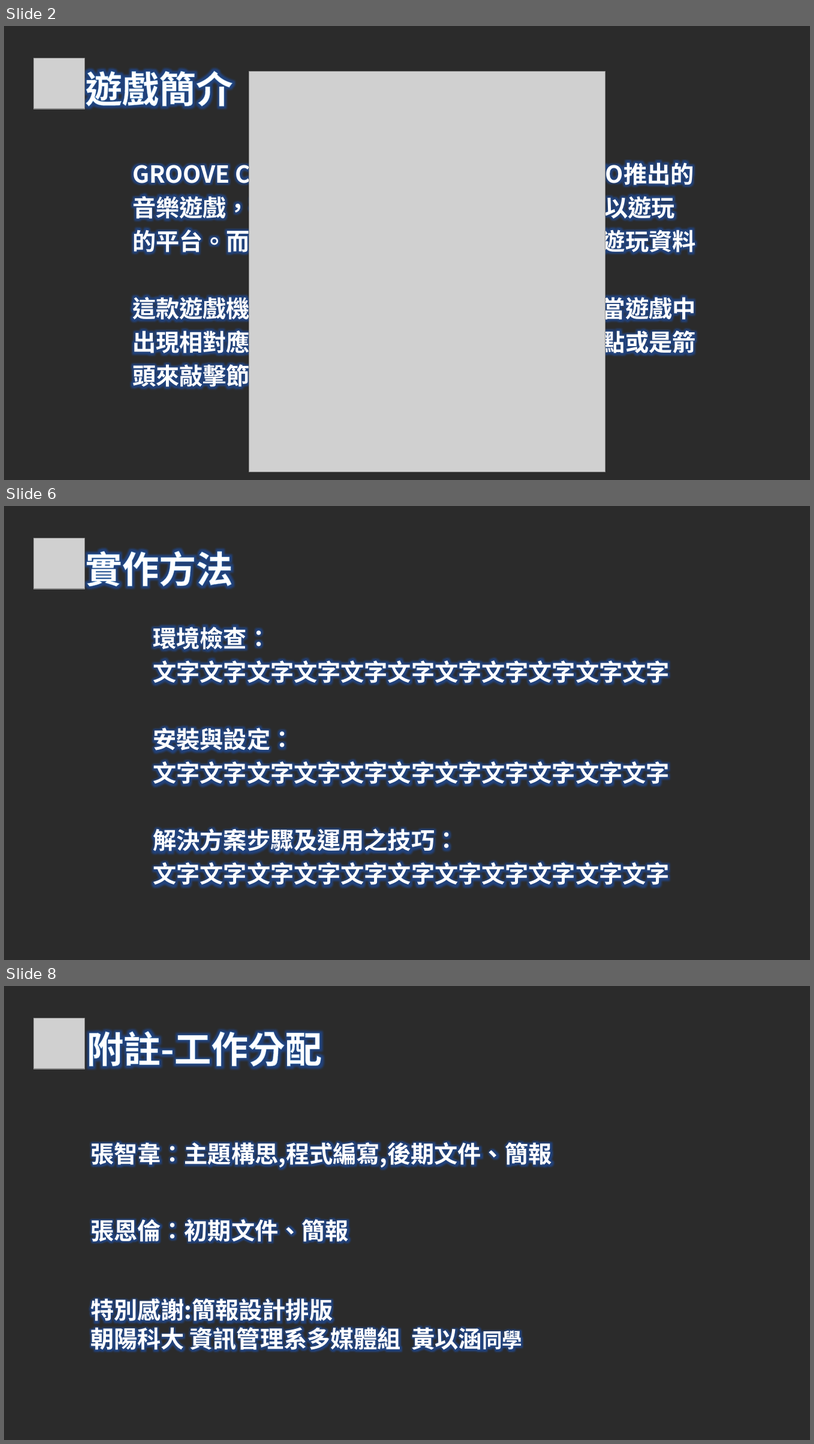
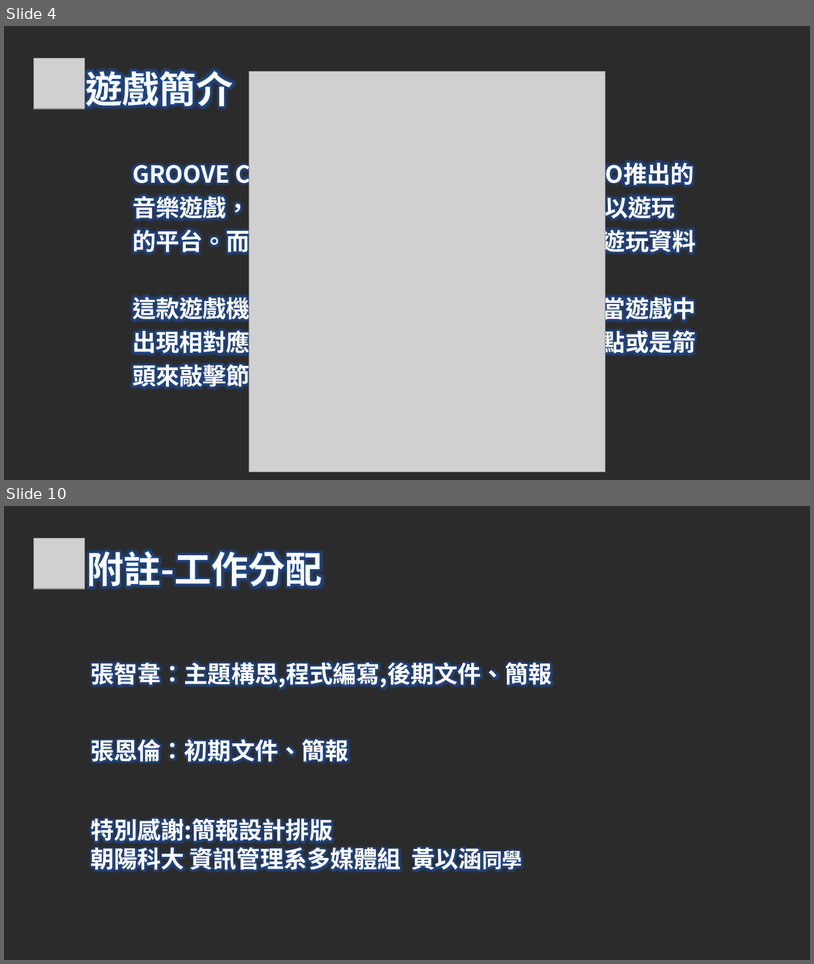
Before and after one commit to DJSBTimTW/DJSBTimTW-python_selenium, a slide deck: GC遊戲後台分析爬蟲 (1).pptx. Shown one above the other, each under a label of ours: slides 2, 6 and 8 before the commit, slides 4 and 10 after it; the slides between them are not shown. The pictures are 814x1444 and 814x964 pixels, drawn with LibreOffice and Linux fonts; fonts in the diff are those of the drawing; grey boxes stand for pictures; background and template pictures are left out; a plain dark background stands for a picture behind light text. Boxes give left, top, right and bottom in pixels: in the first picture for what was removed or moved away, otherwise in the second. Text is boxed around its words. In the diff, an @@ line names an element or a change of style, - is before the commit and + after.

```diff
--- a/GC遊戲後台分析爬蟲 (1).pptx
+++ b/GC遊戲後台分析爬蟲 (1).pptx
@@ slide 6 removed at (x1=4, y1=506, x2=810, y2=960), background picture (left out) @@
@@ picture removed at (x1=33, y1=538, x2=84, y2=589) @@
@@ text removed at (x1=85, y1=545, x2=233, y2=592) @@
-實作方法
@@ text removed at (x1=153, y1=623, x2=670, y2=889) @@
-環境檢查：
-文字文字文字文字文字文字文字文字文字文字文字
-安裝與設定：
-文字文字文字文字文字文字文字文字文字文字文字
-解決方案步驟及運用之技巧：
-文字文字文字文字文字文字文字文字文字文字文字
@@ what was slide 2 is now slide 4 @@
@@ what was slide 8 is now slide 10 @@
```
Also in this commit, not shown: 5 slides changed, 5 slides added, 2 other slides removed, 1 other file.
